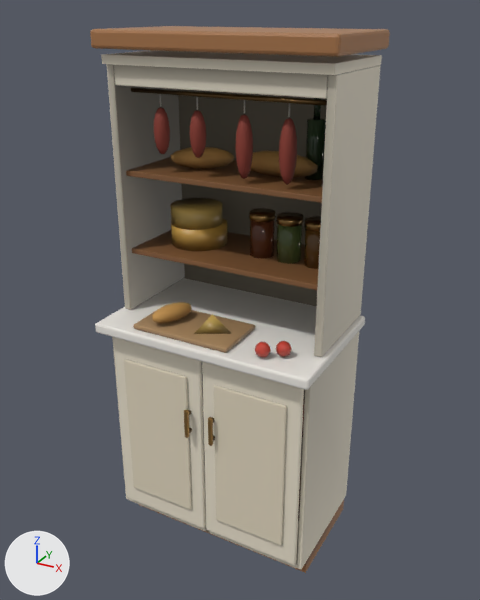
The glTF model web/public/assets/models/pack_foodie/deliPantry.glb: old version first, new version second.
Before and after are seen from a 50 mm camera at (1.14, -1.86, 2.05) aimed at (0.02, 0.18, 1.03). The axes (+X, +Y, +Z) are drawn at lower left. The lights are the same throughout. The first picture is the older version. Vertices at exactly the same position are counted once.

In view in the first picture: 'body', 'door115', 'door121'.
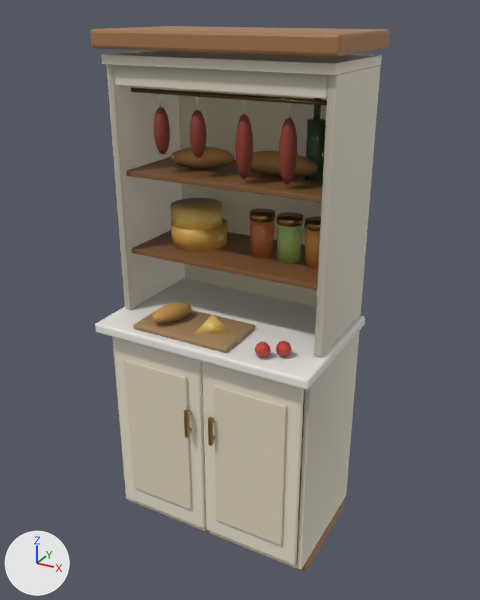
Boxes [x1, y1, x2, y2] around the edits, measured in the pictures (480 x 600 px):
part 1 of me_body, recoloured (lighter)
    both: [114, 75, 335, 570]

Edits to the bpy script that builds the scene:
```text
Change me_body:
    where me_body.from_pydata(...)  # 1962 vertices, 3696 faces; spans x -0.44..0.44, y -0.13..0.44, z 0.0..1.99
    used by ob_body; location = (0.0, 0.0, 0.0)
    me_body part 1: 1375 kept faces spanning x -0.42..0.42, y -0.1..0.43, z 0.0..1.88 get new vertex colours
```
